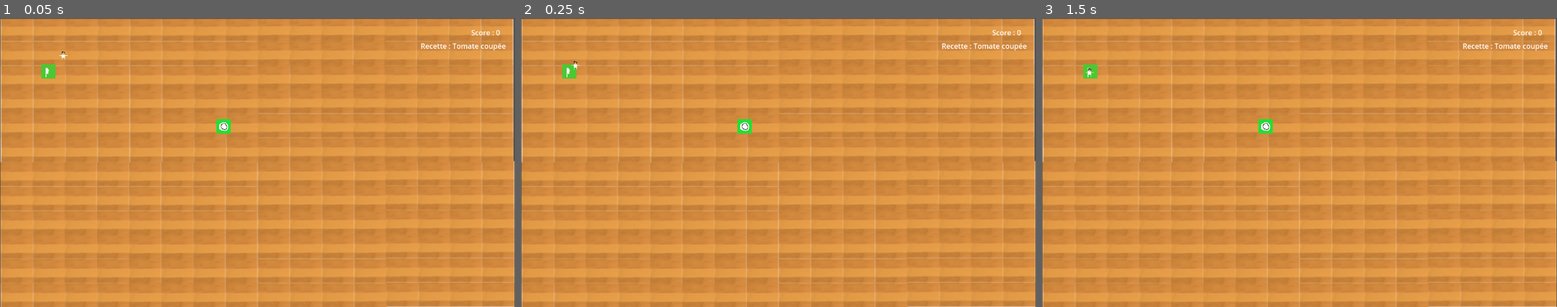
Above: before the commit, frames 1-3 (left to right).
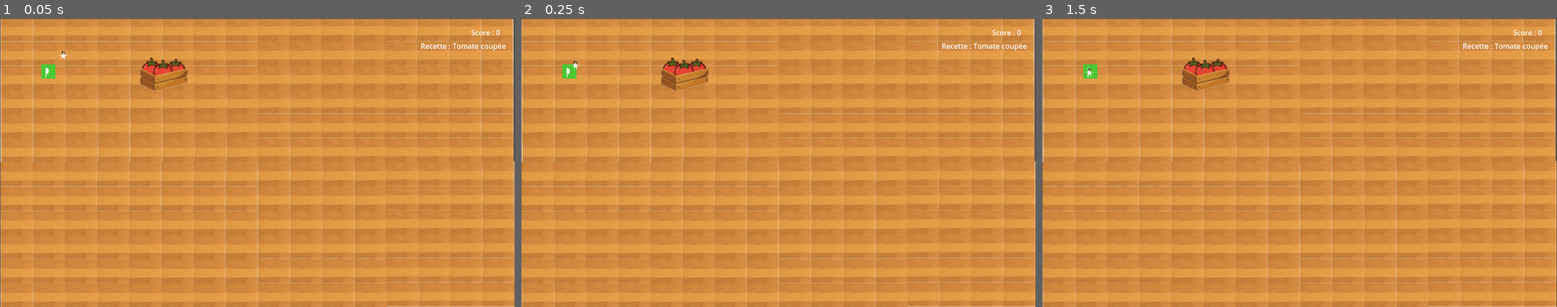
Above: after the commit, the same moments.

Repository: K41lee/Overcooked
Game: Godot game, scene res://Scene/Main/main.tscn
Two runs of this game, one before a commit and one after it. Both use one fixed random seed, a clock stepped at 60 frames per second and the inputs below.
Inputs:
- Up to frame 1 (0.05 s): no input
- Up to frame 2 (0.25 s): no input
- Up to frame 3 (1.5 s): tap Enter (ui_accept) at 0.5, 0.6, 0.77, 1.07, 1.25, 1.35 s; hold Right (ui_right) 0.53-1.28 s; hold Down (ui_down) from 1.28 s (still down)

The runs differ from the first frame. In frame 1, 0.8% of the frame differs, in the area x 27-45%, y 13-41%; in frame 2, 0.8%; in frame 3, 0.8%.
Error before the commit: Attempt to call function 'get_overlapping_bodies' in base 'null instance' on a null instance. (res://Scene/Character/Script/player.gd:20)
Error after the commit: Attempt to call function 'get_overlapping_bodies' in base 'null instance' on a null instance. (res://Scene/Character/Script/player.gd:23)

Commit message:
Méthodes character, pick & drop + visuel caisse à tomate

Diff:
--- a/Scene/Character/Script/player.gd
+++ b/Scene/Character/Script/player.gd
@@ -2,6 +2,42 @@
 
 @export var speed : float = 200
 var held_ingredient : Node = null
+
+# ---------------------------------------------------
+# Pickup depuis un spawner (agent demande l’ingrédient)
+func request_ingredient(spawner: Node) -> Node:
+	if held_ingredient != null:
+		print("Agent a déjà un ingrédient.")
+		return null
+
+	var item = spawner.try_give_ingredient(self)
+	if item != null:
+		print("Agent a pris un ingrédient : ", item.name)
+	else:
+		print("Le spawner n’a rien donné.")
+	return item
+
+# ---------------------------------------------------
+# Pickup depuis le sol / zone autour du joueur
+func pickup_ingredient():
+	for body in $PickupArea.get_overlapping_bodies():
+		if body.is_in_group("Ingredients") and not body.is_held:
+			body.is_held = true
+			body.holder = self
+			held_ingredient = body
+			print("Agent a ramassé : ", body.name)
+			break
+
+# ---------------------------------------------------
+# Déposer l’ingrédient à une position donnée
+func drop_ingredient(drop_position: Vector2):
+	if held_ingredient != null:
+		held_ingredient.is_held = false
+		held_ingredient.holder = null
+		held_ingredient.global_position = drop_position
+		print("Agent a déposé : ", held_ingredient.name)
+		held_ingredient = null
+
 #toward
 func _physics_process(delta: float) -> void:
 	#move_toward()
@@ -15,11 +51,3 @@
 
 	if Input.is_action_just_pressed("ui_accept") and held_ingredient == null:
 		pickup_ingredient()
-
-func pickup_ingredient():
-	for body in $PickupArea.get_overlapping_bodies():
-		if body.is_in_group("Ingredients") and not body.is_held:
-			body.is_held = true
-			body.holder = self  # On indique que le joueur le tient
-			held_ingredient = body
-			break
--- a/Scene/Main/main.tscn
+++ b/Scene/Main/main.tscn
@@ -2,11 +2,11 @@
 
 [ext_resource type="Script" uid="uid://b3nmxi6an12yf" path="res://Scene/Main/main.gd" id="1_otq45"]
 [ext_resource type="PackedScene" uid="uid://ctmkxs56lmx33" path="res://Scene/Character/player.tscn" id="2_mkk67"]
-[ext_resource type="PackedScene" uid="uid://cpy7x5bu22keu" path="res://Scene/furniture/Spawner/Scene/IngredientSpawner.tscn" id="3_6rqp4"]
 [ext_resource type="PackedScene" uid="uid://cm6cmynfbh5pj" path="res://Scene/furniture/cutting_board.tscn" id="4_f3d4m"]
 [ext_resource type="PackedScene" uid="uid://bpaeaht1khxgi" path="res://Scene/furniture/serving_plate.tscn" id="5_phfrx"]
 [ext_resource type="PackedScene" uid="uid://dr3mrc7y22nex" path="res://Scene/Background/ui.tscn" id="6_8ao5t"]
 [ext_resource type="Script" uid="uid://curmwaet56ad3" path="res://Scene/Character/Script/cuisinier.gd" id="7_ymll4"]
+[ext_resource type="PackedScene" uid="uid://bj1qj3qbthqqj" path="res://Scene/furniture/Spawner/Scene/SpawnerTomate.tscn" id="8_mkk67"]
 [ext_resource type="Texture2D" uid="uid://c0hjr7onql7i2" path="res://Scene/Character/Sprite/New Piskel.png" id="8_ryx2q"]
 [ext_resource type="PackedScene" uid="uid://bi726se5gvxhb" path="res://Scene/Background/Background.tscn" id="9_mkk67"]
 
@@ -29,11 +29,6 @@
 [node name="Player" parent="Player" instance=ExtResource("2_mkk67")]
 position = Vector2(-134, -661)
 
-[node name="IngredientSpawner" type="Node2D" parent="."]
-position = Vector2(82, 3)
-
-[node name="IngredientSpawner" parent="IngredientSpawner" instance=ExtResource("3_6rqp4")]
-
 [node name="CuttingBoard" parent="." instance=ExtResource("4_f3d4m")]
 position = Vector2(-40, 44)
 
@@ -50,6 +45,9 @@
 [node name="CollisionShape2D" type="CollisionShape2D" parent="Cuisinier"]
 shape = SubResource("CapsuleShape2D_4c57u")
 
+[node name="SpawnerTomate" parent="." instance=ExtResource("8_mkk67")]
+position = Vector2(218, 51)
+
 [node name="CanvasLayer" type="CanvasLayer" parent="."]
 
 [node name="UI" parent="CanvasLayer" instance=ExtResource("6_8ao5t")]
--- a/Scene/furniture/Spawner/Scene/SpawnerTomate.tscn
+++ b/Scene/furniture/Spawner/Scene/SpawnerTomate.tscn
@@ -2,7 +2,7 @@
 
 [ext_resource type="Script" uid="uid://b4m6kmocrvgpr" path="res://Scene/furniture/Spawner/Script/ingredient_spawner.gd" id="1_1ayrb"]
 [ext_resource type="PackedScene" uid="uid://8s6tfrguovh7" path="res://Scene/Item/Food/scene/tomate.tscn" id="2_y8jfo"]
-[ext_resource type="Texture2D" uid="uid://baklha5rb36eh" path="res://Scene/furniture/Sprite/FoodSpawnerTest.png" id="3_opfuu"]
+[ext_resource type="Texture2D" uid="uid://ck7f2574h2kuq" path="res://Scene/furniture/Sprite/CaisseTomate.png" id="3_2uyqj"]
 
 [sub_resource type="RectangleShape2D" id="RectangleShape2D_hkq1m"]
 
@@ -15,4 +15,4 @@
 shape = SubResource("RectangleShape2D_hkq1m")
 
 [node name="Sprite2D" type="Sprite2D" parent="."]
-texture = ExtResource("3_opfuu")
+texture = ExtResource("3_2uyqj")
Binary file added: Scene/furniture/Sprite/CaisseTomate.png
Not shown, added: Scene/furniture/Sprite/CaisseTomate.png.import
